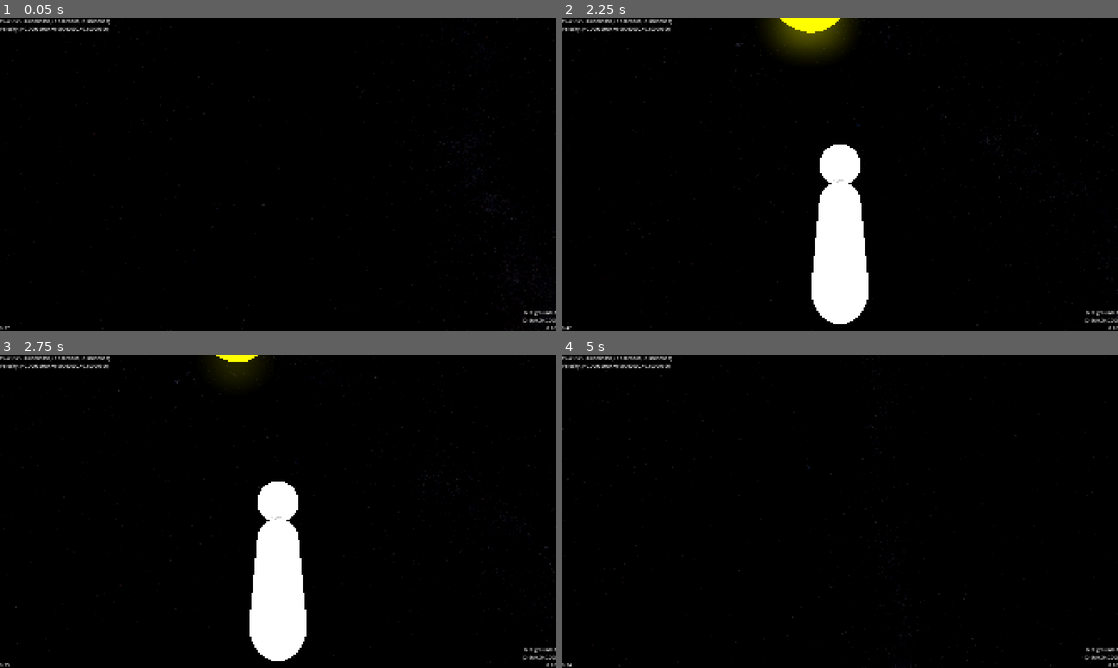
Above: before the commit, frames 1-4 (two rows, left to right).
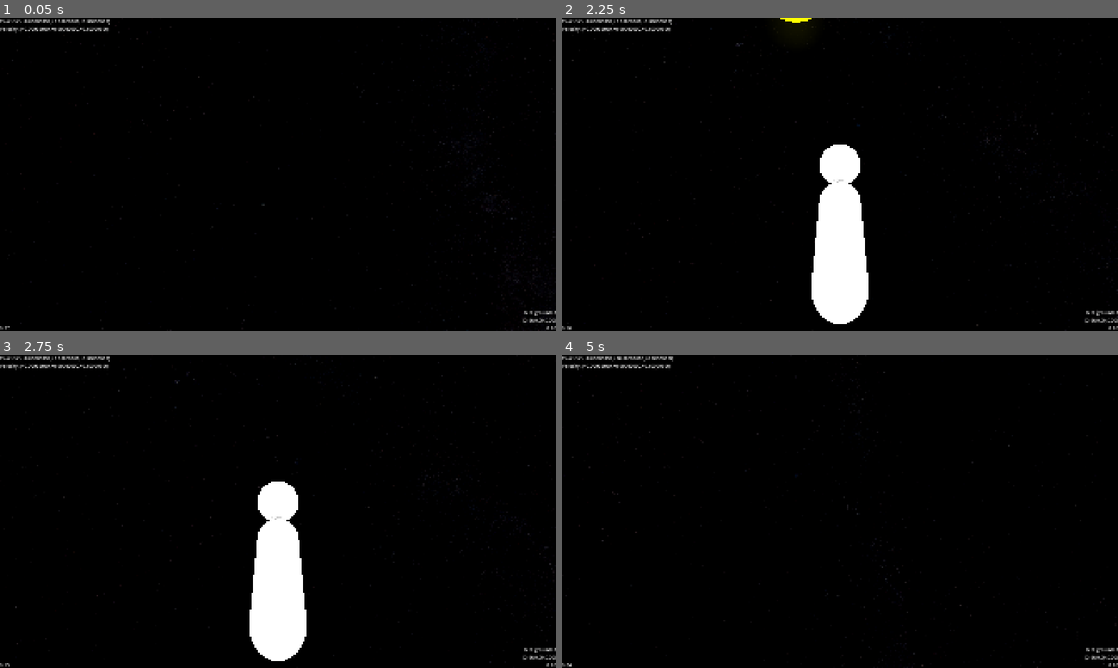
Above: after the commit, the same moments.

Repository: ChrisSor54/AstroExplorer
Game: Godot game, scene res://scenes/main.tscn
Same seed, same stepped clock (60 frames per second), same inputs: the game is played once before the commit and once after it.
Inputs (mouse positions are in pixels of both pictures, inside the frame that each line leads up to):
- Up to frame 1 (0.05 s): no input
- Up to frame 2 (2.25 s): move the mouse to (812, 237) at 0.52 s; hold Space (fly_up) from 0.53 s (still down); tap R (ragdoll) at 0.6, 1.35 s; click (812, 237) at 0.67 s; tap Enter at 1.25 s; move the mouse to (878, 177) at 1.27 s; move the mouse to (795, 171) at 2.02 s; tap F (toggle_firstperson) at 2.1 s
- Up to frame 3 (2.75 s): keep holding Space (fly_up); tap R (ragdoll) at 2.3 s
- Up to frame 4 (5 s): move the mouse to (845, 511) at 2.77 s; release Space (fly_up) at 2.78 s; hold A (left) 2.78-3.53 s; tap R (ragdoll) at 2.85, 3.6, 4.55 s; move the mouse to (817, 505) at 3.52 s; hold Space (fly_up) from 3.53 s (still down); tap J (debug, bound only after the commit) at 4.15 s; move the mouse to (867, 511) at 4.27 s; tap F (toggle_firstperson) at 4.35 s

Frame 1 is identical in both runs. In frame 2, 1.4% of the frame differs, in the area x 0-53%, y 0-100%; in frame 3, 0.4%; in frame 4, 0.2%.

Commit message:
Trying to resolve some issues with origin shifting and relative velocities (maybe by the time I get origin shifting working, I'll have a real job lol)

Diff:
--- a/project.godot
+++ b/project.godot
@@ -95,6 +95,11 @@
 "events": [Object(InputEventKey,"resource_local_to_scene":false,"resource_name":"","device":-1,"window_id":0,"alt_press …(192 unchanged characters)…
 ]
 }
+debug={
+"deadzone": 0.2,
+"events": [Object(InputEventKey,"resource_local_to_scene":false,"resource_name":"","device":-1,"window_id":0,"alt_pressed":false,"shift_pressed":false,"ctrl_pressed":false,"meta_pressed":false,"pressed":false,"keycode":0,"physical_keycode":74,"key_label":0,"unicode":106,"location":0,"echo":false,"script":null)
+]
+}
 
 [layer_names]
 
--- a/scenes/main.tscn
+++ b/scenes/main.tscn
@@ -165,6 +165,7 @@
 script = ExtResource("3_ya4ey")
 reference_body = NodePath("Player")
 virtual_origin = NodePath("VirtualOrigin")
+origin_shifting = false
 
 [node name="VirtualOrigin" type="Marker3D" parent="WorldOriginController" unique_id=335965371]
 transform = Transform3D(1, 0, 0, 0, 1, 0, 0, 0, 1, 0, 0.0005722046, -1824.0115)
@@ -175,9 +176,9 @@
 script = ExtResource("3_tbgi4")
 collision_shape = NodePath("CollisionShape3D")
 mesh = NodePath("Mesh")
-orbital_line_visualization = NodePath("@MeshInstance3D@19833")
-gravity_well_visualization = NodePath("@MeshInstance3D@19832")
-barycenter_visualization = NodePath("@Sprite3D@19834")
+orbital_line_visualization = NodePath("@MeshInstance3D@56708")
+gravity_well_visualization = NodePath("@MeshInstance3D@56707")
+barycenter_visualization = NodePath("@Sprite3D@56709")
 body_name = "Star"
 surface_height = 400.0
 surface_gravity = 60.0
@@ -189,7 +190,7 @@
 show_orbit = false
 radius = 400.0
 mass = 9600000.0
-linear_velocity = Vector3(-153.1936, 0, 0)
+linear_velocity = Vector3(-214.01883, 0, 0)
 metadata/_edit_lock_ = true
 
 [node name="OmniLight3D" type="OmniLight3D" parent="WorldOriginController/Star" unique_id=1069797711]
@@ -220,9 +221,9 @@
 script = ExtResource("3_tbgi4")
 collision_shape = NodePath("CollisionShape3D")
 mesh = NodePath("Mesh")
-orbital_line_visualization = NodePath("@MeshInstance3D@19836")
-gravity_well_visualization = NodePath("@MeshInstance3D@19835")
-barycenter_visualization = NodePath("@Sprite3D@19837")
+orbital_line_visualization = NodePath("@MeshInstance3D@56711")
+gravity_well_visualization = NodePath("@MeshInstance3D@56710")
+barycenter_visualization = NodePath("@Sprite3D@56712")
 body_name = "Planet2"
 surface_height = 100.0
 surface_gravity = 10.0
@@ -232,7 +233,7 @@
 enabled = false
 radius = 100.0
 mass = 100000.0
-linear_velocity = Vector3(-292.66898, -53.29378, 7.5675263)
+linear_velocity = Vector3(-353.4942, -53.29378, 7.5675263)
 angular_velocity = Vector3(0, 0.017527122, 0)
 metadata/_edit_lock_ = true
 
@@ -253,9 +254,9 @@
 script = ExtResource("3_tbgi4")
 collision_shape = NodePath("CollisionShape3D")
 mesh = NodePath("Mesh")
-orbital_line_visualization = NodePath("@MeshInstance3D@19839")
-gravity_well_visualization = NodePath("@MeshInstance3D@19838")
-barycenter_visualization = NodePath("@Sprite3D@19840")
+orbital_line_visualization = NodePath("@MeshInstance3D@56714")
+gravity_well_visualization = NodePath("@MeshInstance3D@56713")
+barycenter_visualization = NodePath("@Sprite3D@56715")
 body_name = "Planet"
 surface_height = 100.0
 surface_gravity = 9.8
@@ -313,9 +314,9 @@
 script = ExtResource("3_tbgi4")
 collision_shape = NodePath("CollisionShape3D")
 mesh = NodePath("Mesh")
-orbital_line_visualization = NodePath("@MeshInstance3D@19842")
-gravity_well_visualization = NodePath("@MeshInstance3D@19841")
-barycenter_visualization = NodePath("@Sprite3D@19843")
+orbital_line_visualization = NodePath("@MeshInstance3D@56717")
+gravity_well_visualization = NodePath("@MeshInstance3D@56716")
+barycenter_visualization = NodePath("@Sprite3D@56718")
 body_name = "Moon"
 surface_height = 30.0
 surface_gravity = 5.0
@@ -325,7 +326,7 @@
 enabled = false
 radius = 30.0
 mass = 4500.0
-linear_velocity = Vector3(-93.273705, 1.7918197, 0)
+linear_velocity = Vector3(-154.09892, 1.7918197, 0)
 angular_velocity = Vector3(0, 0.02665676, 0)
 metadata/_edit_lock_ = true
 
@@ -347,9 +348,9 @@
 script = ExtResource("3_tbgi4")
 collision_shape = NodePath("CollisionShape3D")
 mesh = NodePath("Mesh")
-orbital_line_visualization = NodePath("@MeshInstance3D@19845")
-gravity_well_visualization = NodePath("@MeshInstance3D@19844")
-barycenter_visualization = NodePath("@Sprite3D@19846")
+orbital_line_visualization = NodePath("@MeshInstance3D@56720")
+gravity_well_visualization = NodePath("@MeshInstance3D@56719")
+barycenter_visualization = NodePath("@Sprite3D@56721")
 body_name = "Planet3"
 surface_height = 300.0
 surface_gravity = 15.0
@@ -359,7 +360,7 @@
 enabled = false
 radius = 300.0
 mass = 1350000.0
-linear_velocity = Vector3(-180.94638, 3.7498736, -34.036613)
+linear_velocity = Vector3(-241.7716, 3.7498736, -34.036613)
 angular_velocity = Vector3(0, 0.061172668, 0)
 metadata/_edit_lock_ = true
 
--- a/scenes/player.gd
+++ b/scenes/player.gd
@@ -140,10 +140,11 @@
 		#angular_velocity = Vector3.ZERO
 		#lock_rotation = true
 		_process_orientation(delta)
+		_process_movement(delta)
 	else:
 		lock_rotation = false
 		_is_stuck_to_surface = false
-	_process_movement(delta)
+
 	super._physics_process(delta)
 
 
@@ -218,9 +219,9 @@
 			var relative_speed = surface_relative_velocity.length()
 			var deceleration_speed = clampf(walk_acceleration, relative_speed/10, relative_speed)
 			move_vector -= (surface_relative_velocity.normalized()-input_vector)*deceleration_speed*mass/delta
-			if relative_velocity.dot(up_vector) < 0:
-				#force_applied.emit(self, -parent_gravity)
-				move_vector -= parent_gravity
+			#if relative_velocity.dot(up_vector) < 0:
+				##force_applied.emit(self, -parent_gravity)
+				#move_vector -= parent_gravity
 
 		#if relative_velocity.length() != 0: print(relative_velocity.length())
 	else:
--- a/scenes/world_origin.gd
+++ b/scenes/world_origin.gd
@@ -56,6 +56,7 @@
 				node.connect("impulse_applied", apply_controlled_impulse)
 			if !node.is_connected("position_shifted", apply_controlled_shift):
 				node.connect("position_shifted", apply_controlled_shift)
+			node.top_level = true
 
 
 # Called every frame. 'delta' is the elapsed time since the previous frame.
@@ -64,8 +65,12 @@
 
 func _physics_process(delta: float) -> void:
 	if Engine.is_editor_hint(): return
+	if Input.is_action_just_pressed("debug"):
+		if reference_body:
+			reference_body.global_position += Vector3.UP*20
 	if origin_shifting:
 		float_origin()
+
 	if virtual_origin:
 		virtual_origin.global_position += virtual_reference_velocity*delta
 	for node in stationary_nodes:
@@ -97,6 +102,8 @@
 	if angle > 0.0001:
 		var axis = state.angular_velocity / angle
 		state.transform.basis = state.transform.basis.rotated(axis, angle * state.step)
+	#if origin_shifting:
+		#float_origin(state)
 	#float_origin(state)
 
 func on_physics_processed(_emitter: PhysicsBody3D):
@@ -188,15 +195,18 @@
 	var new_origin = reference_body.global_position
 
 	for node in get_children():
-		if node == reference_body: continue
+		#if node == reference_body: continue
 		if node is AstroBody:
 			node.sync_to_physics = false
 			node.global_transform.origin -= new_origin
 			node.sync_to_physics = true
-		else:
-			node.global_transform.origin -= new_origin
-		if node.has_method("reset_physics_interpolation"):
-			node.reset_physics_interpolation()
-	reference_body.global_position = Vector3.ZERO
-	if reference_body.has_method("reset_physics_interpolation"):
-		reference_body.reset_physics_interpolation()
+		elif node is AstroRigidBody:
+			var t = node.global_transform
+			t.origin -= new_origin
+			PhysicsServer3D.body_set_state(node.get_rid(), PhysicsServer3D.BODY_STATE_TRANSFORM, t)
+			#node.global_transform.origin -= new_origin
+		#if node.has_method("reset_physics_interpolation"):
+			#node.reset_physics_interpolation()
+	#reference_body.global_position = Vector3.ZERO
+	#if reference_body.has_method("reset_physics_interpolation"):
+		#reference_body.reset_physics_interpolation()
Not shown, added: export_presets.cfg
